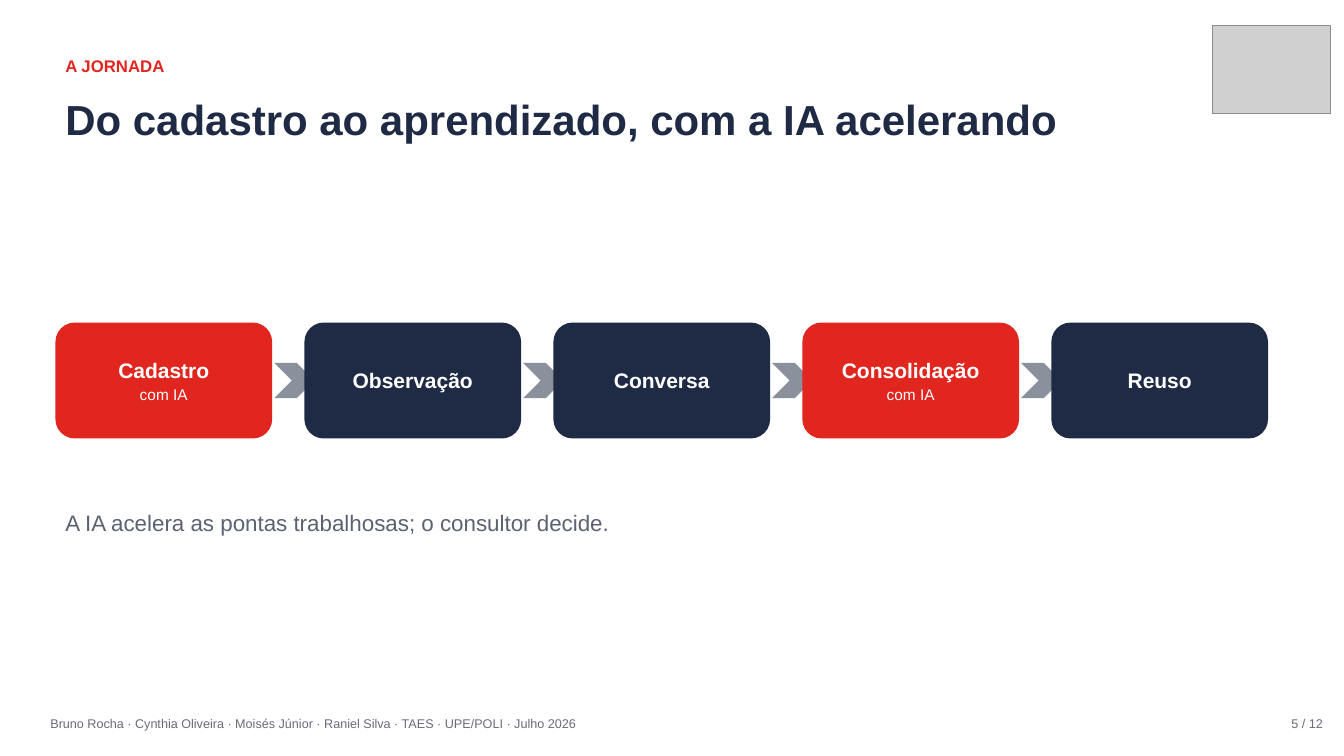
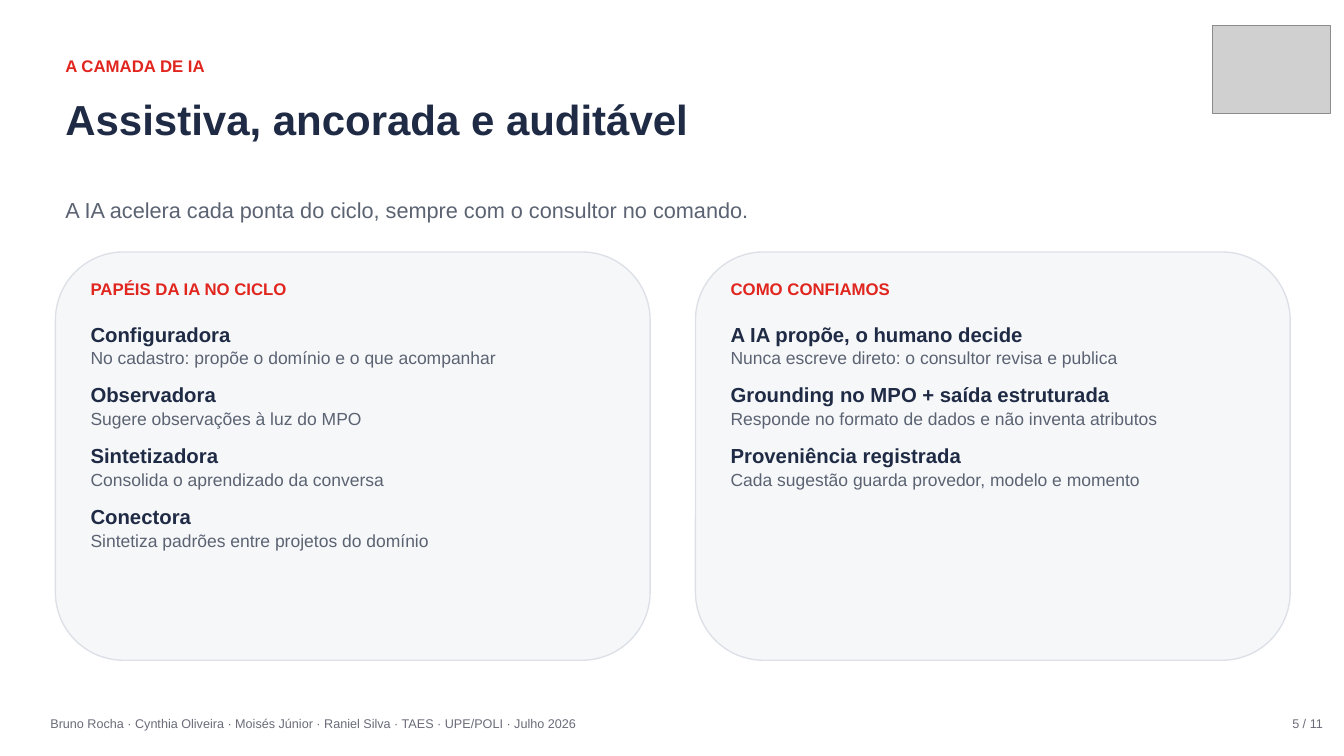
Before and after one commit to raniel90/obione, a slide deck: slide 5 of atividades/apresentacoes/ObiOne_Apresentacao_Final.pptx. Drawn at 1344x756 pixels with LibreOffice and Linux fonts; fonts in the diff are those of the drawing; grey boxes stand for pictures. Boxes give left, top, right and bottom in pixels: in the first picture for what was removed or moved away, otherwise in the second. Text is boxed around its words. In the diff, an @@ line names an element or a change of style, - is before the commit and + after.

```diff
--- a/atividades/apresentacoes/ObiOne_Apresentacao_Final.pptx
+++ b/atividades/apresentacoes/ObiOne_Apresentacao_Final.pptx
@@ text at [65,60,205,72]: text changed @@
-A JORNADA
+A CAMADA DE IA
@@ text at [65,104,688,142]: text changed @@
-Do cadastro ao aprendizado, com a IA acelerando
+Assistiva, ancorada e auditável
@@ text added at [65,202,748,223], 15.5 pt, text #5B6372 @@
+A IA acelera cada ponta do ciclo, sempre com o consultor no comando.
@@ rounded rectangle added at [55,252,650,660], fill #F6F7F9, outline #DDE1E7 1 pt @@
@@ rounded rectangle added at [696,252,1291,660], fill #F6F7F9, outline #DDE1E7 1 pt @@
@@ text added at [91,282,496,551], 12.5 pt, text #5B6372 @@
+PAPÉIS DA IA NO CICLO
+Configuradora
+No cadastro: propõe o domínio e o que acompanhar
+Observadora
+Sugere observações à luz do MPO
+Sintetizadora
+Consolida o aprendizado da conversa
+Conectora
+Sintetiza padrões entre projetos do domínio
@@ text added at [731,283,1157,490], 12.5 pt, text #5B6372 @@
+COMO CONFIAMOS
+A IA propõe, o humano decide
+Nunca escreve direto: o consultor revisa e publica
+Grounding no MPO + saída estruturada
+Responde no formato de dados e não inventa atributos
+Proveniência registrada
+Cada sugestão guarda provedor, modelo e momento
@@ rounded rectangle removed at [55,323,272,439] @@
-Cadastro
-com IA
@@ rounded rectangle removed at [304,323,521,439] @@
-Observação
@@ rounded rectangle removed at [554,323,770,439] @@
-Conversa
@@ rounded rectangle removed at [803,323,1019,439] @@
-Consolidação
-com IA
@@ rounded rectangle removed at [1052,323,1268,439] @@
-Reuso
@@ chevron removed at [274,363,315,398] @@
@@ chevron removed at [523,363,564,398] @@
@@ chevron removed at [772,363,813,398] @@
@@ chevron removed at [1021,363,1062,398] @@
@@ text removed at [65,515,609,536] @@
-A IA acelera as pontas trabalhosas; o consultor decide.
@@ text at [1292,719,1323,728]: text changed @@
-5 / 12
+5 / 11
```
Also in this commit, not shown: 7 other slides changed, 1 slide added, 2 slides removed, 1 other file.
